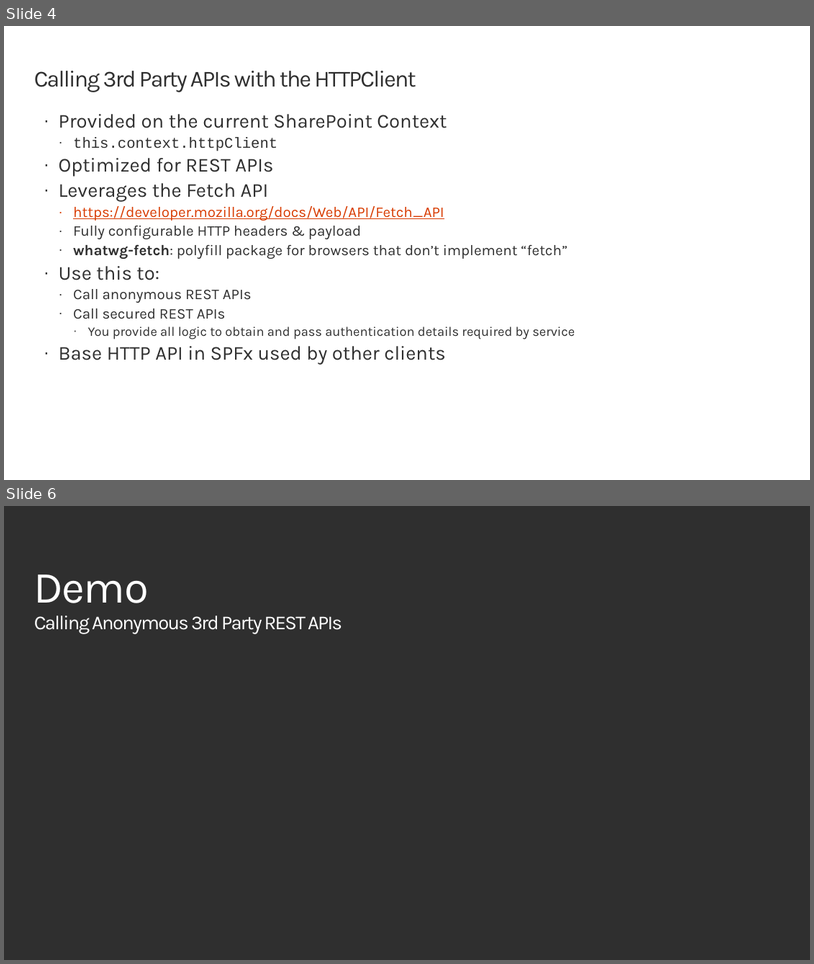
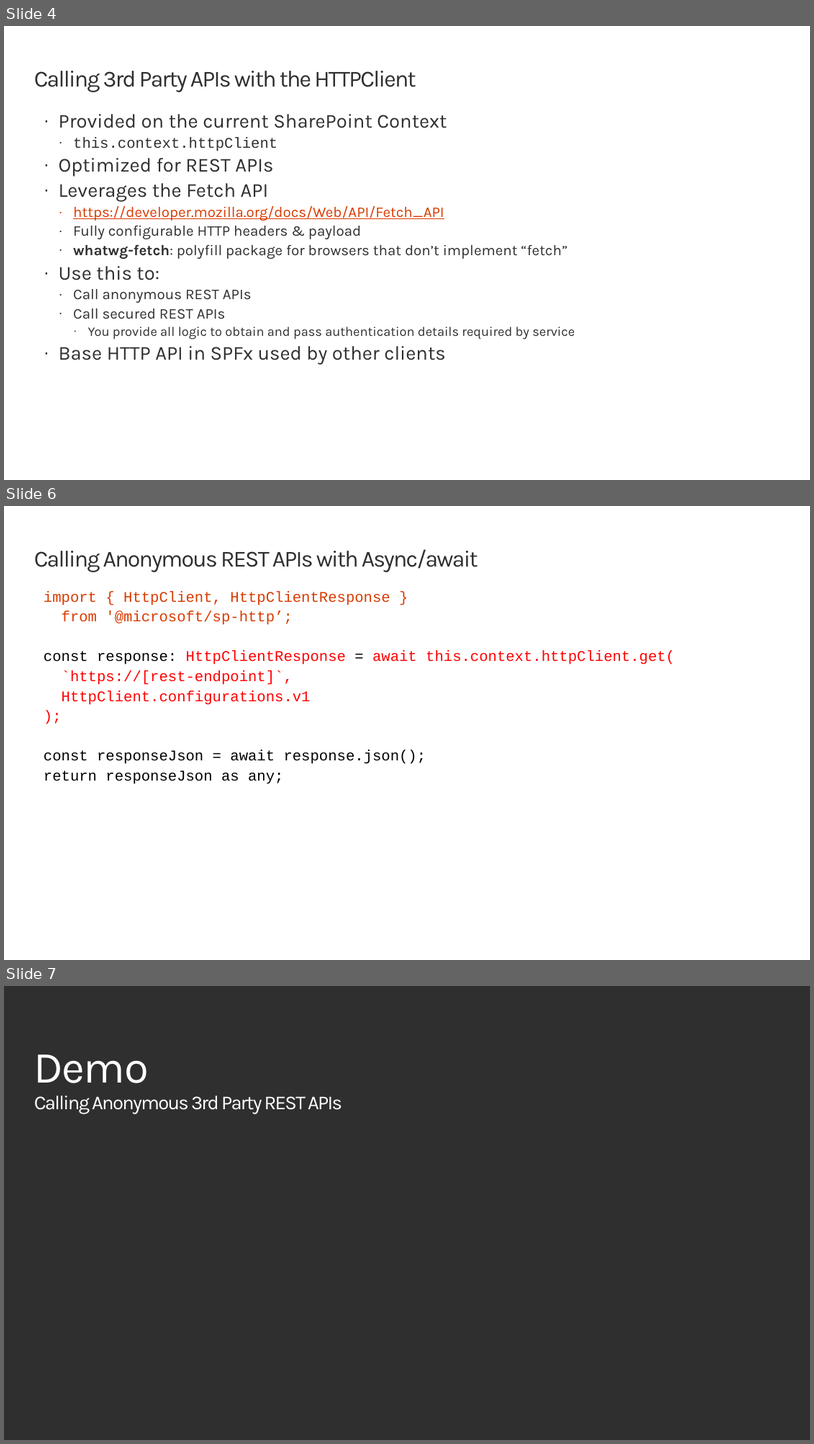
Before and after one commit to SharePoint/sp-dev-training-spfx-graph-3rdpartyapis, a slide deck: 01 httpclient.pptx. Shown one above the other, each under a label of ours: slides 4 and 6 before the commit, slides 4, 6 and 7 after it; the slides between them are not shown. The pictures are 814x964 and 814x1444 pixels, drawn with LibreOffice and Linux fonts; fonts in the diff are those of the drawing; background and template pictures are left out. Boxes give left, top, right and bottom in pixels: in the first picture for what was removed or moved away, otherwise in the second. Text is boxed around its words. In the diff, an @@ line names an element or a change of style, - is before the commit and + after.

```diff
--- a/01 httpclient.pptx
+++ b/01 httpclient.pptx
@@ slide 6 added at <box>4,506,810,960</box>, background #FFFFFF @@
@@ title added at <box>34,549,478,572</box>, 28 pt, text #2F2F2F @@
+Calling Anonymous REST APIs with Async/await
@@ text added at <box>44,591,675,784</box>, 18 pt, text #FF0000 @@
+import { HttpClient, HttpClientResponse }
+from '@microsoft/sp-http’;
+const response: HttpClientResponse = await this.context.httpClient.get(
+`https://[rest-endpoint]`,
+HttpClient.configurations.v1
+);
+const responseJson = await response.json();
+return responseJson as any;
@@ what was slide 6 is now slide 7 @@
```
Also in this commit, not shown: 1 slide changed, 51 other files.
